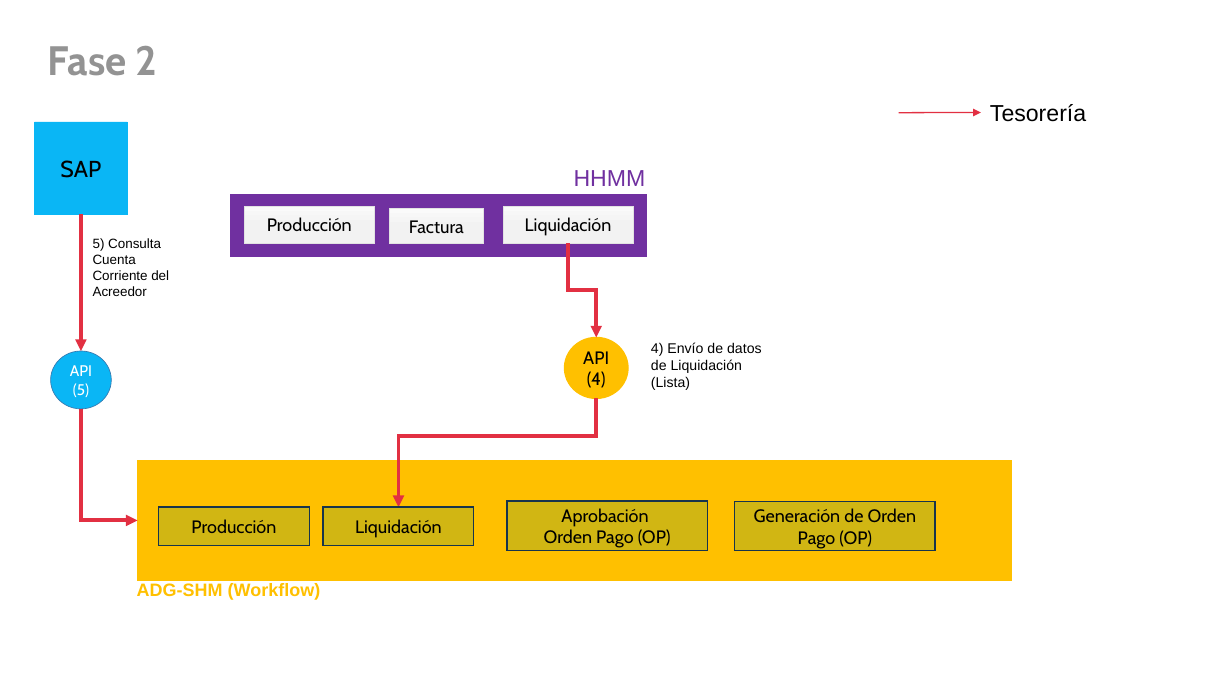
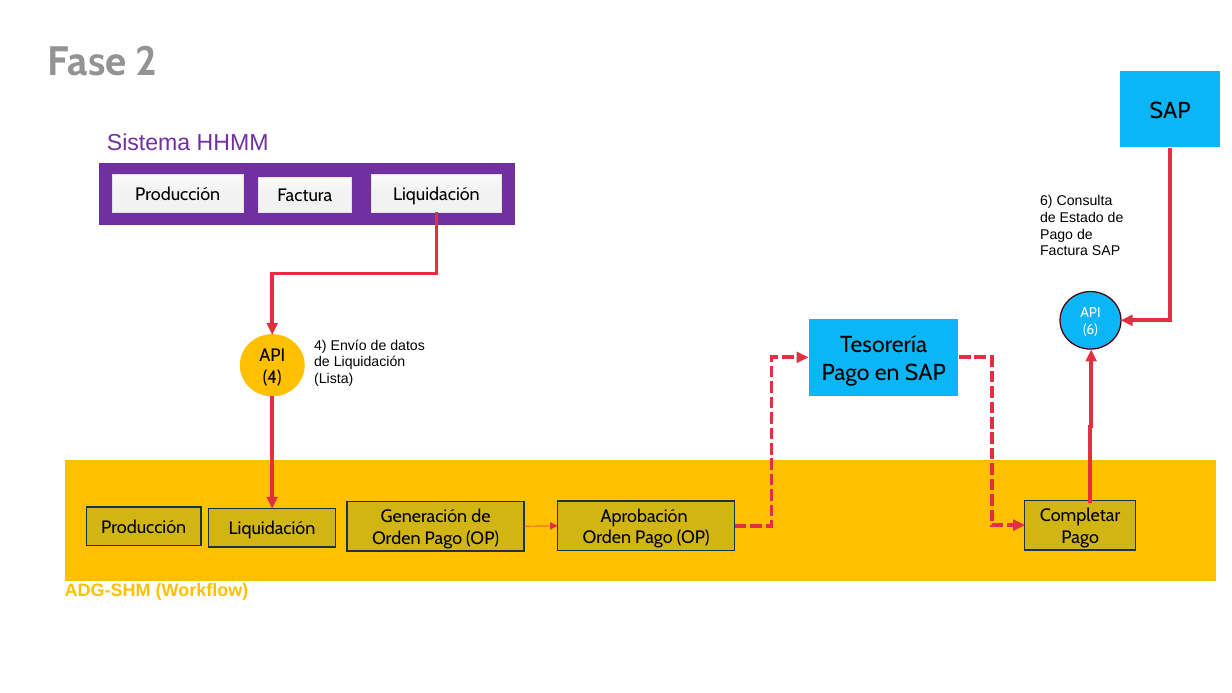
Before and after one commit to aanampa/ADG_SHM, a slide deck: slide 6 of docs/ADG SHM - Despliegue v1.pptx (slide 3 before the commit). Drawn at 1232x693 pixels with LibreOffice and Linux fonts; fonts in the diff are those of the drawing; background and template pictures are left out. Boxes give left, top, right and bottom in pixels: in the first picture for what was removed or moved away, otherwise in the second. Text is boxed around its words. In the diff, an @@ line names an element or a change of style, - is before the commit and + after.

```diff
--- a/docs/ADG SHM - Despliegue v1.pptx
+++ b/docs/ADG SHM - Despliegue v1.pptx
@@ rectangle "SAP" resized from (x1=35, y1=122, x2=128, y2=214) to (x1=1119, y1=70, x2=1221, y2=149) @@
@@ rectangle "SAP" at (x1=1119, y1=70, x2=1221, y2=149): outline #0AB6F5 0.5 pt to #FFFFFF 1.5 pt @@
@@ arrow removed from (898, 113) to (982, 113) @@
@@ text removed at (x1=990, y1=104, x2=1086, y2=122) @@
-Tesorería
@@ text at (x1=107, y1=133, x2=269, y2=151): text changed @@
-HHMM
+Sistema HHMM
@@ elbow arrow added from (1170, 149) to (1121, 321), #E23042 3 pt @@
@@ 4 rectangles moved together from (x1=229, y1=193, x2=648, y2=258) to (x1=98, y1=162, x2=517, y2=226) @@
@@ text added at (x1=1040, y1=194, x2=1124, y2=255), 11 pt, text #000000 @@
+6) Consulta de Estado de Pago de Factura SAP
@@ arrow removed from (81, 214) to (81, 351) @@
@@ text removed at (x1=93, y1=238, x2=169, y2=296) @@
-5) Consulta Cuenta Corriente del Acreedor
@@ elbow arrow moved from (568, 244) - (596, 337) to (436, 213) - (273, 335) @@
@@ ellipse added at (x1=1060, y1=292, x2=1121, y2=349), fill #0AB6F5, outline #4A050F 1 pt, 11 pt, text #FFFFFF @@
+API
+(6)
@@ rectangle added at (x1=809, y1=318, x2=959, y2=396), fill #0AB6F5, outline #FFFFFF 1.5 pt, 18 pt, text #000000 @@
+Tesorería Pago en SAP
@@ ellipse removed at (x1=51, y1=351, x2=112, y2=409) @@
-API
-(5)
@@ ellipse "API" moved from (x1=565, y1=337, x2=628, y2=398) to (x1=240, y1=335, x2=304, y2=396) @@
@@ text "4) Envío de datos de ..." moved from (x1=651, y1=342, x2=762, y2=390) to (x1=314, y1=339, x2=425, y2=386) @@
@@ elbow arrow added from (735, 526) to (809, 358), #E23042 3 pt dashed @@
@@ elbow arrow added from (959, 358) to (1025, 525), #E23042 3 pt dashed @@
@@ elbow arrow added from (1091, 504) to (1092, 350), #E23042 3 pt @@
@@ elbow arrow removed from (81, 409) to (138, 520) @@
@@ elbow arrow moved from (596, 398) - (398, 507) to (273, 396) - (272, 508) @@
@@ rectangle resized from (x1=138, y1=460, x2=1012, y2=580) to (x1=66, y1=460, x2=1215, y2=580) @@
@@ rectangle "Producción" resized from (x1=159, y1=507, x2=310, y2=546) to (x1=87, y1=507, x2=201, y2=546) @@
@@ rectangle "Liquidación" resized from (x1=323, y1=507, x2=474, y2=546) to (x1=209, y1=508, x2=335, y2=547) @@
@@ rectangle "Generación de Orden Pago (OP)" resized from (x1=735, y1=502, x2=935, y2=551) to (x1=348, y1=502, x2=525, y2=551) @@
@@ rectangle "Aprobación" resized from (x1=507, y1=501, x2=708, y2=551) to (x1=558, y1=501, x2=736, y2=551) @@
@@ rectangle added at (x1=1025, y1=500, x2=1136, y2=550), fill #D1B613, outline #17354D 1 pt, 14 pt, text #000000 @@
+Completar Pago
@@ arrow added from (524, 527) to (558, 526), #E23042 0.5 pt @@
@@ text "ADG-SHM (Workflow)" moved from (x1=137, y1=583, x2=321, y2=600) to (x1=65, y1=583, x2=249, y2=600) @@
```
Also in this commit, not shown: 2 other slides changed, 3 slides added, 2 slides removed, 22 other files.
